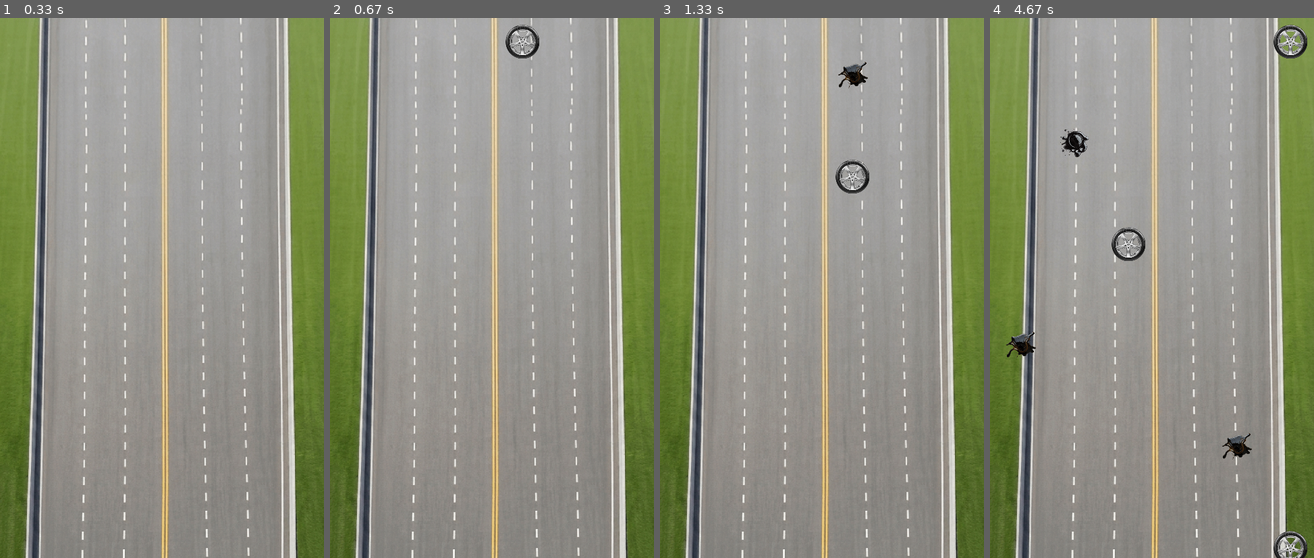
Above: before the commit, frames 1-4 (left to right).
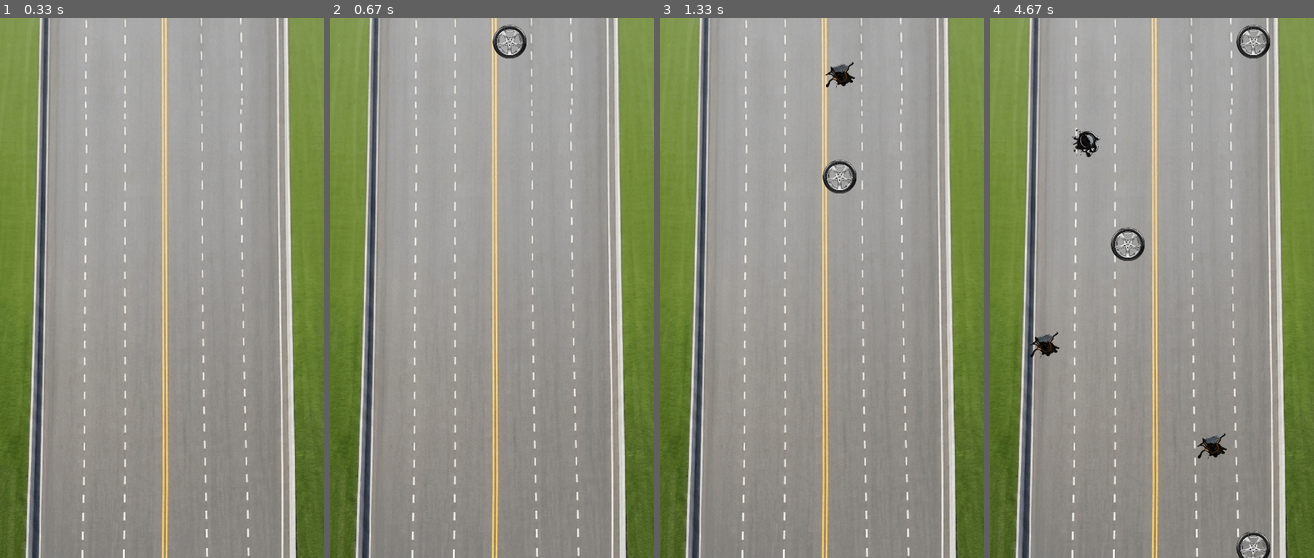
Above: after the commit, the same moments.

Repository: thla-saurus/Lightning-McQueen-s-Piston-Cup-Dash.
Game: pygame game, started from main.py
Same seed, same stepped clock (60 frames per second), same inputs: the game is played once before the commit and once after it.
Inputs:
- Up to frame 1 (0.33 s): no input
- Up to frame 2 (0.67 s): no input
- Up to frame 3 (1.33 s): no input
- Up to frame 4 (4.67 s): no input

Frame 1 is identical in both runs. In frame 2, 0.6% of the frame differs, in the area x 50-65%, y 1-8%; in frame 3, 0.9%; in frame 4, 2.9%, in the area x 5-98%, y 1-100%.

Commit message:
fix obstacles and make them fix screen

Diff:
--- a/game_objects.py
+++ b/game_objects.py
@@ -24,7 +24,7 @@
     self.item_type = item_type
 
     self.image = choice(game.assets.images)
-    self.x = (lane_index * self.settings.LANE_WIDTH) + (self.settings.LANE_WIDTH // 2) - (ITEM_WIDTH // 2)
+    self.x = ((lane_index * self.settings.LANE_WIDTH) + (self.settings.LANE_WIDTH // 2) - (ITEM_WIDTH // 2))+44
     self.y = -ITEM_HEIGHT  # Start spawning from above the screen boundary
 
     self.width = ITEM_WIDTH
--- a/settings.py
+++ b/settings.py
@@ -3,4 +3,4 @@
         self.SCREEN_WIDTH = 480
         self.SCREEN_HEIGHT = 800
         self.NUM_LANES = 6
-        self.LANE_WIDTH = int(self.SCREEN_WIDTH / self.NUM_LANES)
+        self.LANE_WIDTH = (int(self.SCREEN_WIDTH / self.NUM_LANES))-18
--- a/work.py
+++ /dev/null
@@ -1 +0,0 @@
-from game_objects import Obstacle
